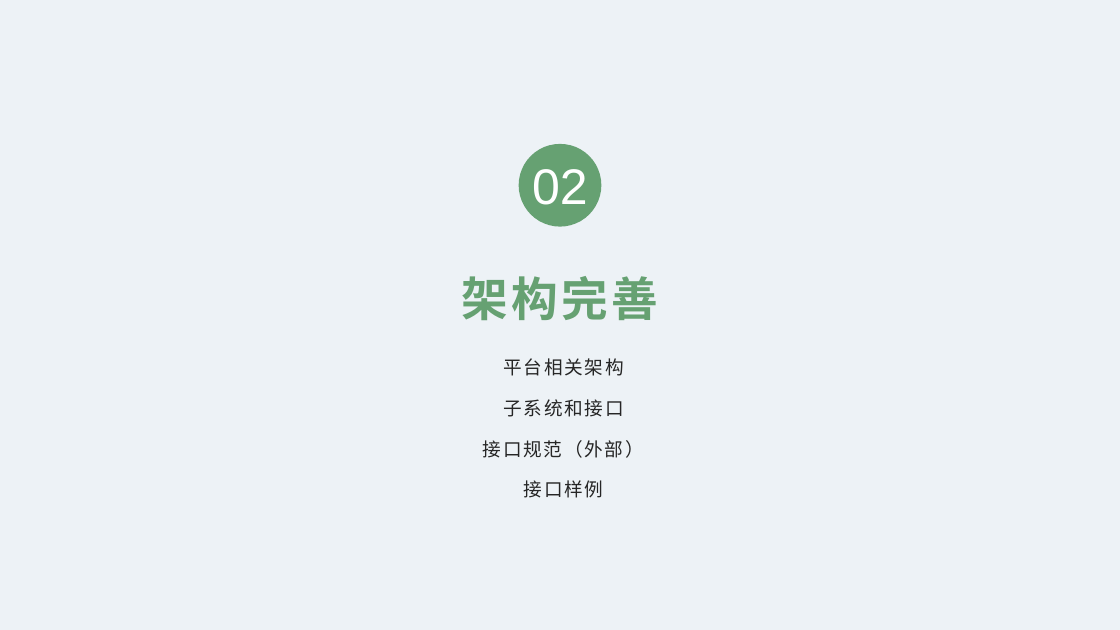
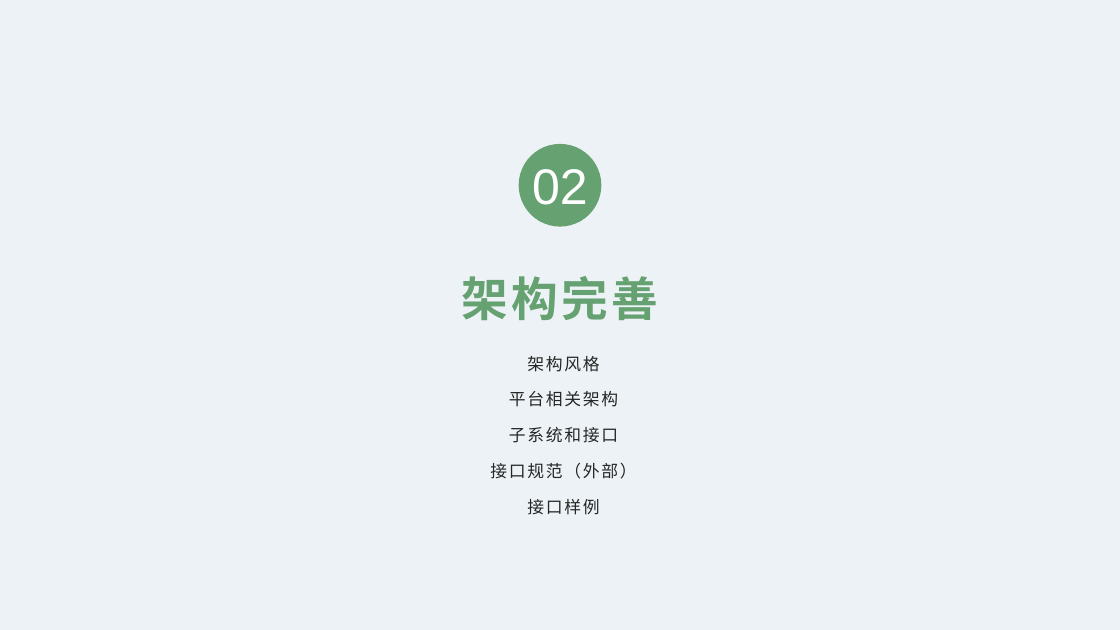
Before and after one commit to TangciuYueng/SAD, a slide deck: slide 6 of HWpre-Final.pptx (slide 7 before the commit). Drawn at 1120x630 pixels with LibreOffice and Linux fonts; fonts in the diff are those of the drawing; background and template pictures are left out. Boxes give left, top, right and bottom in pixels: in the first picture for what was removed or moved away, otherwise in the second. Text is boxed around its words. In the diff, an @@ line names an element or a change of style, - is before the commit and + after.

```diff
--- a/HWpre-Final.pptx
+++ b/HWpre-Final.pptx
@@ text at [527, 356, 599, 372]: paragraph added @@
+架构风格
@@ text at [490, 391, 637, 515]: size 16 to 14.4 pt in "平台相关架构", "子系统和接口", "接口规范（外部）", "接口样例"; line spacing 1.3 to 1.2 @@
```
Also in this commit, not shown: 16 other slides changed, 3 slides added, 8 slides removed, 3 other files.
